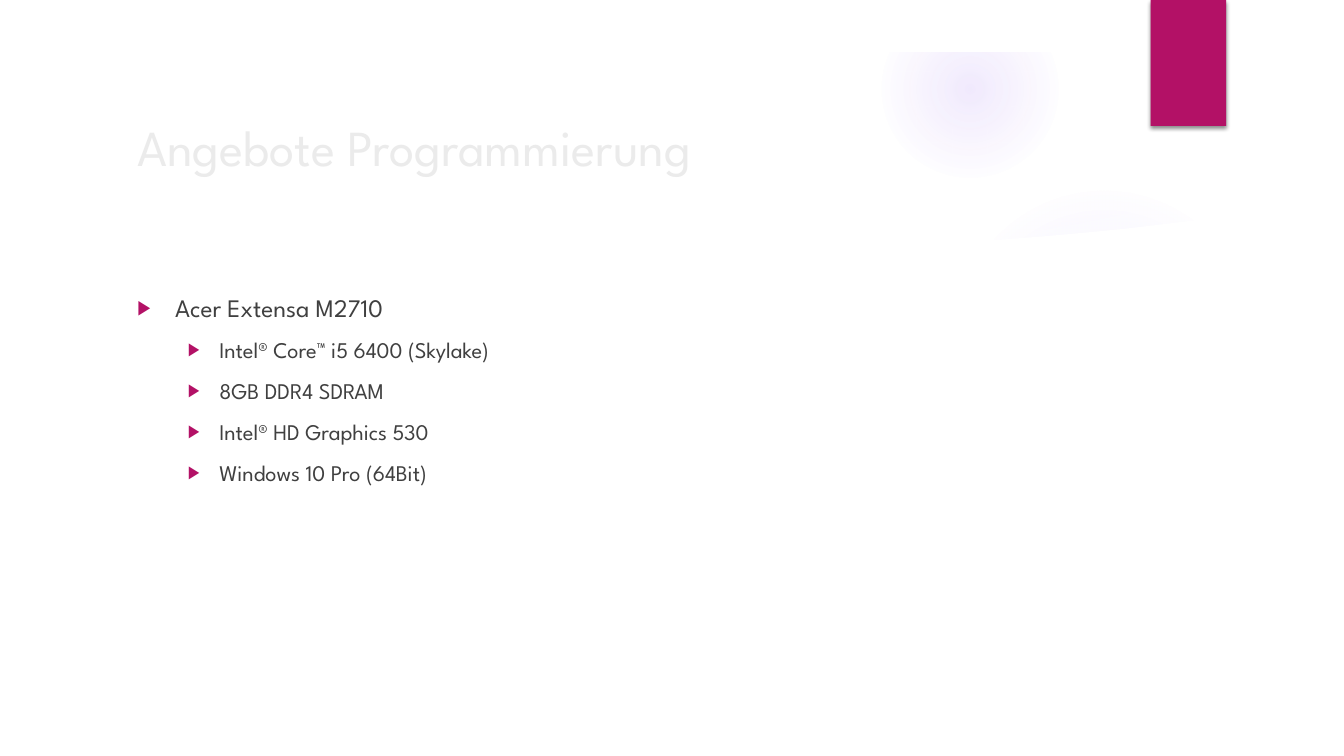
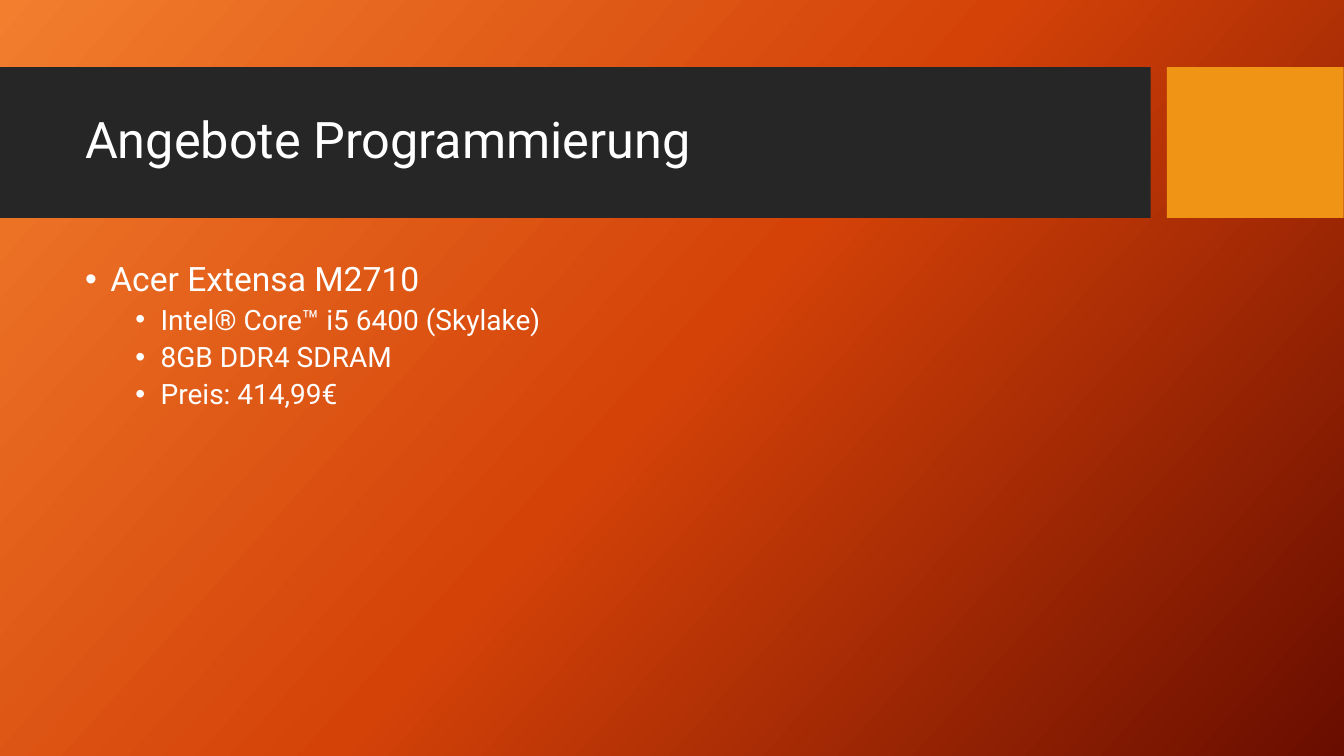
Before and after one commit to HaJaReDeluxe/mintBerryCrunchGames, a slide deck: slide 4 of Angebot für mintBerryCrunchGames GmbH.pptx. Drawn at 1344x756 pixels with LibreOffice and Linux fonts; fonts in the diff are those of the drawing; background and template pictures are left out. Boxes give left, top, right and bottom in pixels: in the first picture for what was removed or moved away, otherwise in the second. Text is boxed around its words. In the diff, an @@ line names an element or a change of style, - is before the commit and + after.

Commit message:
Neues Layout

```diff
--- a/Angebot für mintBerryCrunchGames GmbH.pptx
+++ b/Angebot für mintBerryCrunchGames GmbH.pptx
@@ group removed at (x1=0, y1=0, x2=1344, y2=756): 5 ellipses, 3 freeform shapes @@
@@ rectangle removed at (x1=1150, y1=0, x2=1226, y2=126) @@
@@ rectangle added at (x1=0, y1=68, x2=1150, y2=219), fill #262626 @@
@@ title "Angebote Programmierung" moved from (x1=127, y1=107, x2=1093, y2=185) to (x1=85, y1=120, x2=690, y2=169) @@
@@ title "Angebote Programmierung" at (x1=85, y1=120, x2=690, y2=169): font League Spartan to Roboto, text colour #EBEBEB to #FFFFFF; line spacing 1 to 0.9 @@
@@ rectangle added at (x1=1167, y1=68, x2=1343, y2=219), fill #F09415 @@
@@ text "Acer Extensa M2710" moved from (x1=175, y1=300, x2=489, y2=486) to (x1=110, y1=266, x2=540, y2=408) @@
@@ text at (x1=110, y1=266, x2=540, y2=368): size 18 to 24 pt in "Acer Extensa M2710"; font League Spartan to Roboto, text colour #404040 to #FFFFFF in "Acer Extensa M2710", "Intel® Core™ i5 6400 (Skylake)", "8GB DDR4 SDRAM"; size 16 to 20 pt in "Intel® Core™ i5 6400 (Skylake)", "8GB DDR4 SDRAM"; bullet ▶ to •; line spacing 1 to 0.9; less space between paragraphs @@
@@ text at (x1=161, y1=383, x2=337, y2=408): text changed; size 16 to 20 pt; font League Spartan to Roboto; text colour #404040 to #FFFFFF @@
-  ▶ Intel® HD Graphics 530
-  ▶ Windows 10 Pro (64Bit)
+  • Preis: 414,99€
```
Also in this commit, not shown: 3 other slides changed, 4 slides added, 8 slides removed.
